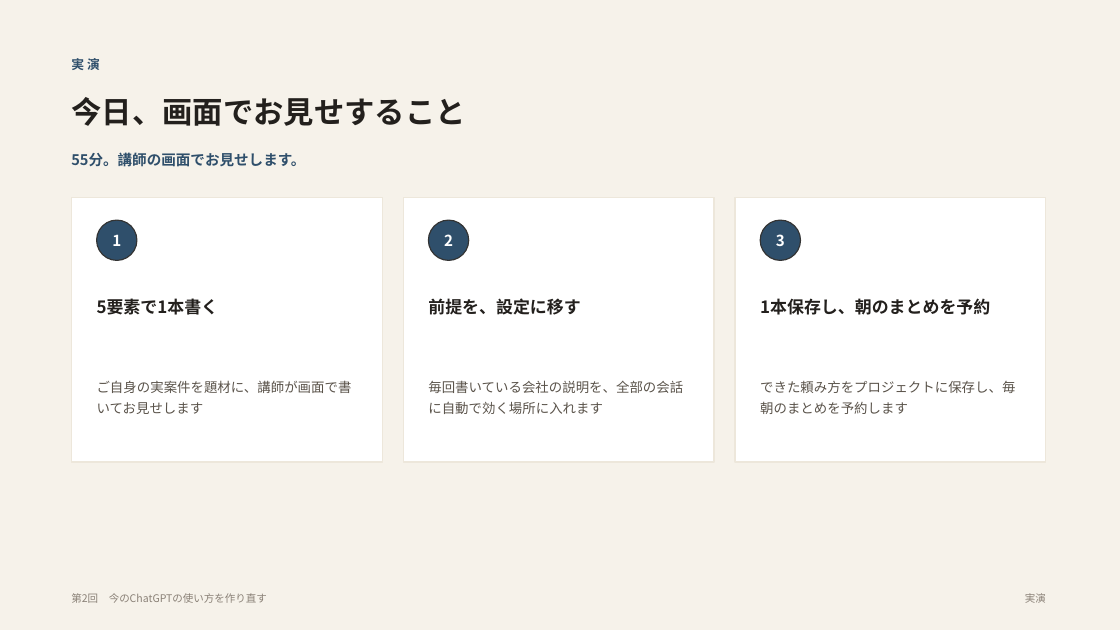
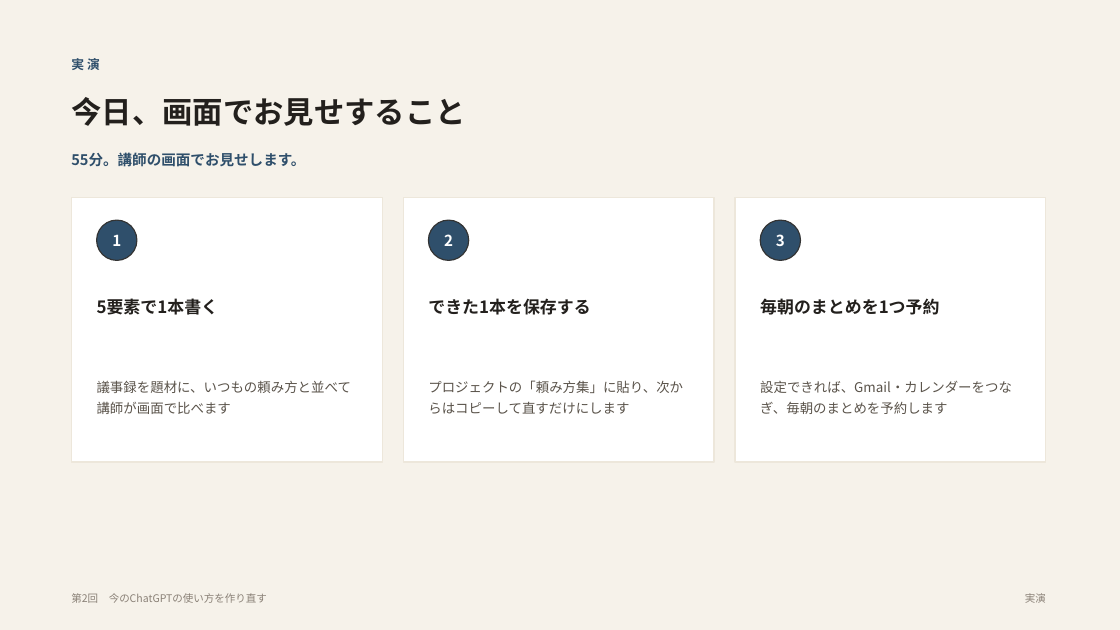
Before and after one commit to yusuke-aoki-bit/founders-ai-program, a slide deck: slide 11 of slides/pptx/第02回_今のChatGPTの使い方を作り直す.pptx. Drawn at 1120x630 pixels with LibreOffice and Linux fonts; fonts in the diff are those of the drawing. Boxes give left, top, right and bottom in pixels: in the first picture for what was removed or moved away, otherwise in the second. Text is boxed around its words. In the diff, an @@ line names an element or a change of style, - is before the commit and + after.

```diff
--- a/slides/pptx/第02回_今のChatGPTの使い方を作り直す.pptx
+++ b/slides/pptx/第02回_今のChatGPTの使い方を作り直す.pptx
@@ text at bbox=[428, 298, 590, 315]: text changed @@
-前提を、設定に移す
+できた1本を保存する
@@ text at bbox=[760, 298, 939, 315]: text changed @@
-1本保存し、朝のまとめを予約
+毎朝のまとめを1つ予約
@@ text at bbox=[97, 380, 351, 414]: text changed @@
-ご自身の実案件を題材に、講師が画面で書いてお見せします
+議事録を題材に、いつもの頼み方と並べて講師が画面で比べます
@@ text at bbox=[428, 380, 683, 414]: text changed @@
-毎回書いている会社の説明を、全部の会話に自動で効く場所に入れます
+プロジェクトの「頼み方集」に貼り、次からはコピーして直すだけにします
@@ text at bbox=[760, 381, 1012, 414]: text changed @@
-できた頼み方をプロジェクトに保存し、毎朝のまとめを予約します
+設定できれば、Gmail・カレンダーをつなぎ、毎朝のまとめを予約します
```
Also in this commit, not shown: 6 other slides changed, 2 other files.
